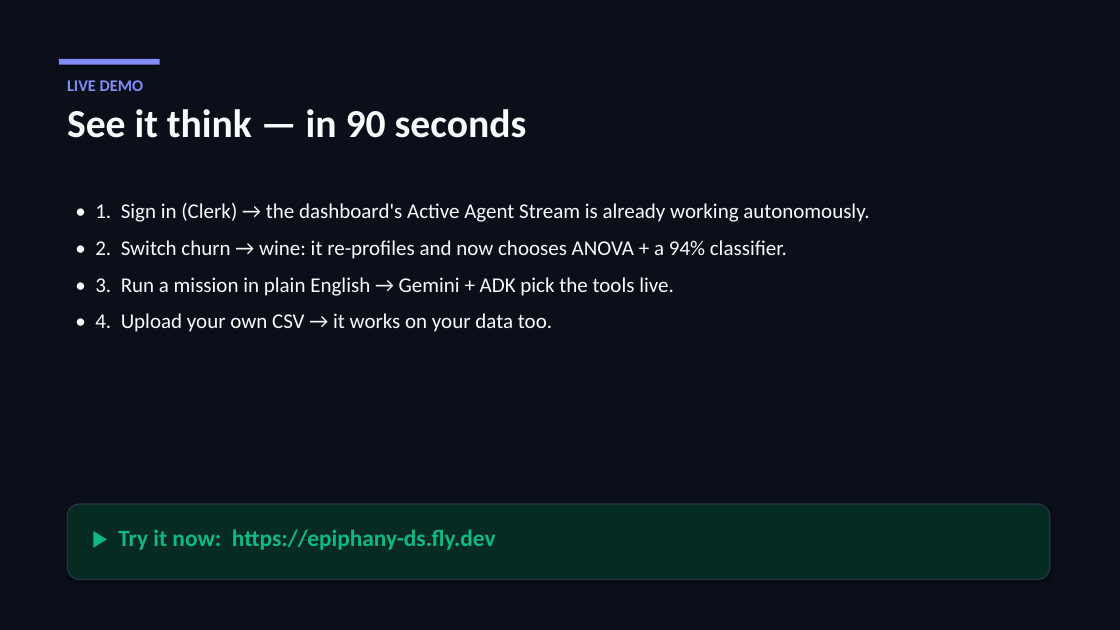
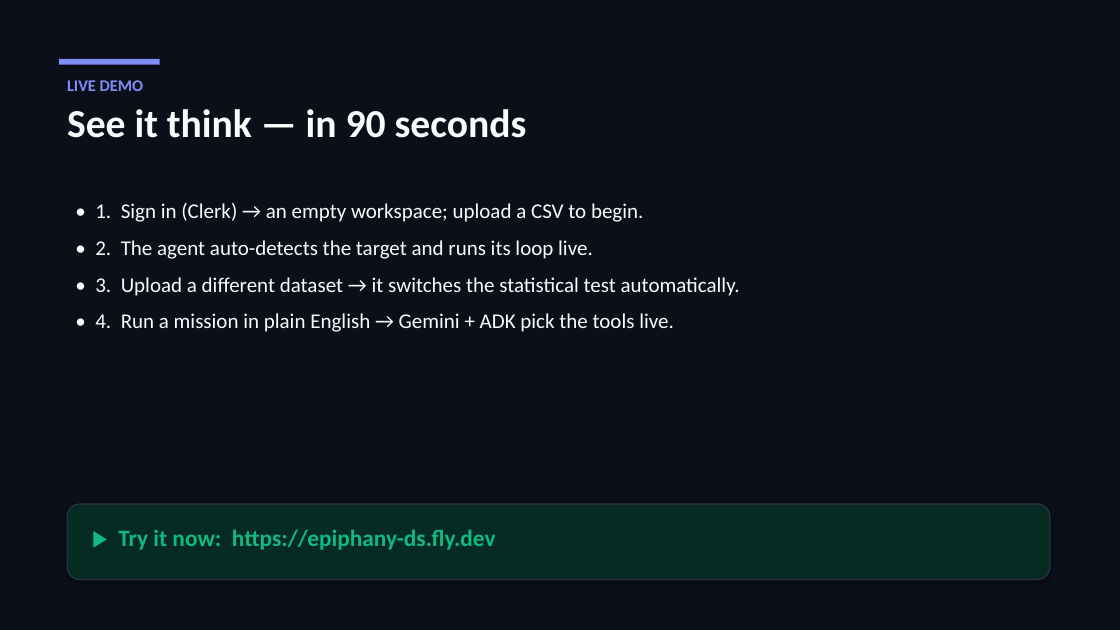
Before and after one commit to Om-singhaI/Epiphany, a slide deck: slide 7 of docs/Epiphany_Pitch.pptx. Drawn at 1120x630 pixels with LibreOffice and Linux fonts; fonts in the diff are those of the drawing. Boxes give left, top, right and bottom in pixels: in the first picture for what was removed or moved away, otherwise in the second. Text is boxed around its words. In the diff, an @@ line names an element or a change of style, - is before the commit and + after.

Commit message:
Empty workspace by default — bring-your-own-data
Remove bundled sample datasets; a new user starts with an empty dashboard and
must upload a CSV/Parquet (or connect Elastic) before the agent runs. Add
no-data handling across DataPort, the orchestrator (idle loop + run_cycle
guard), endpoints, and the UI (empty-state dataset card, gated mission, empty
dataset dropdown). Update README, pitch script, and deck to the BYO-data story.

```diff
--- a/docs/Epiphany_Pitch.pptx
+++ b/docs/Epiphany_Pitch.pptx
@@ text at (x1=95, y1=203, x2=740, y2=332): text changed @@
-• 1. Sign in (Clerk) → the dashboard's Active Agent Stream is already working autonomously.
-• 2. Switch churn → wine: it re-profiles and now chooses ANOVA + a 94% classifier.
-• 3. Run a mission in plain English → Gemini + ADK pick the tools live.
-• 4. Upload your own CSV → it works on your data too.
+• 1. Sign in (Clerk) → an empty workspace; upload a CSV to begin.
+• 2. The agent auto-detects the target and runs its loop live.
+• 3. Upload a different dataset → it switches the statistical test automatically.
+• 4. Run a mission in plain English → Gemini + ADK pick the tools live.
```
Also in this commit, not shown: 1 slide added, 1 slide removed, 14 other files.
